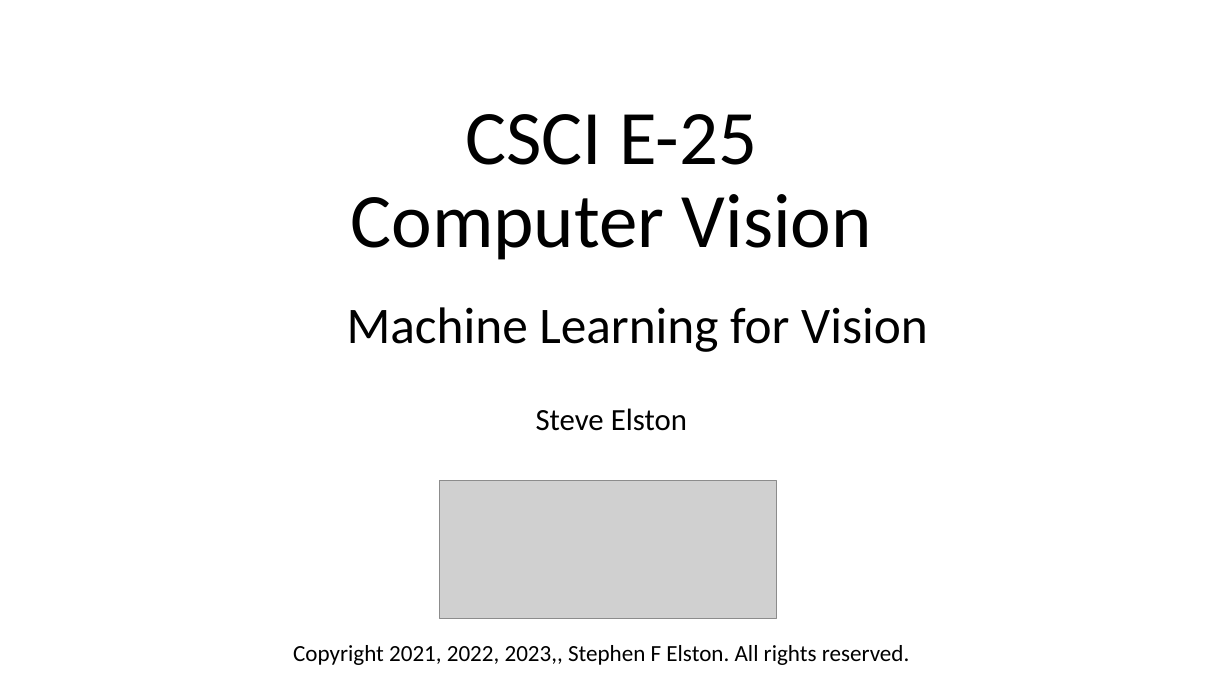
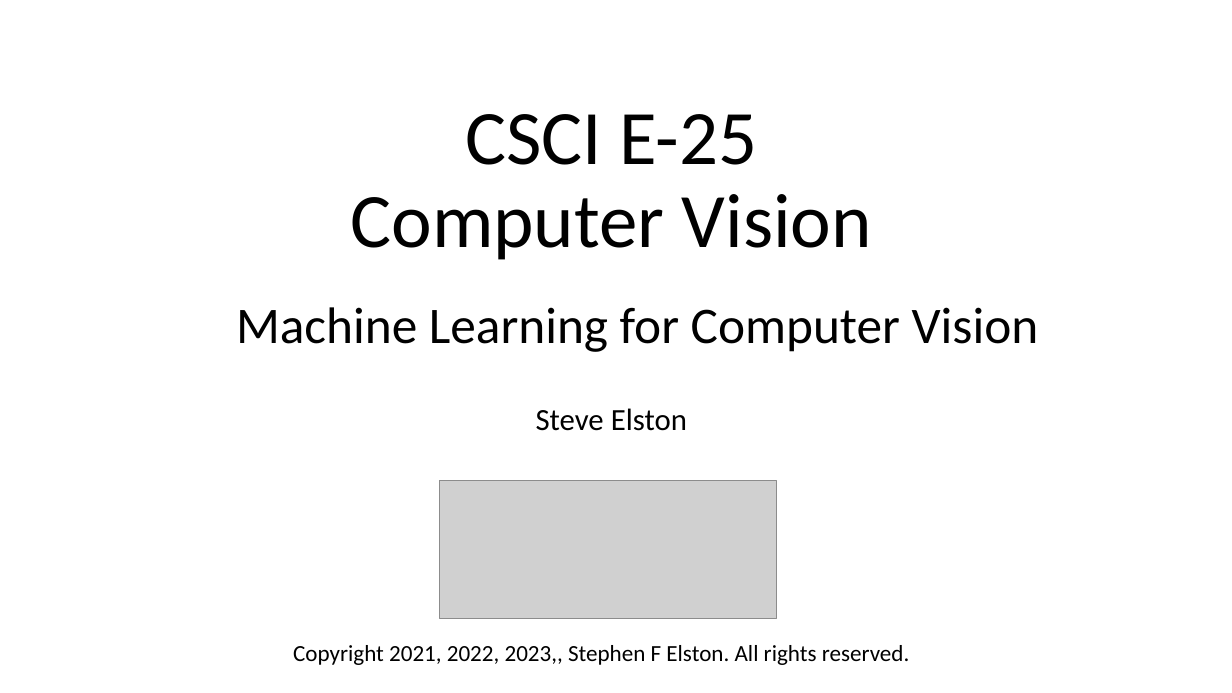
Before and after one commit to StephenElston/CSCI-E25, a slide deck: slide 1 of Slides/4_MachineLearningForCV.pptx. Drawn at 1232x693 pixels with LibreOffice and Linux fonts; fonts in the diff are those of the drawing; grey boxes stand for pictures. Boxes give left, top, right and bottom in pixels: in the first picture for what was removed or moved away, otherwise in the second. Text is boxed around its words. In the diff, an @@ line names an element or a change of style, - is before the commit and + after.

Commit message:
Corrected typos in slides

```diff
--- a/Slides/4_MachineLearningForCV.pptx
+++ b/Slides/4_MachineLearningForCV.pptx
@@ text at (x1=236, y1=307, x2=1039, y2=352): text changed @@
-Machine Learning for Vision
+Machine Learning for Computer Vision
```
Also in this commit, not shown: 1 other slide changed, 1 slide added.
